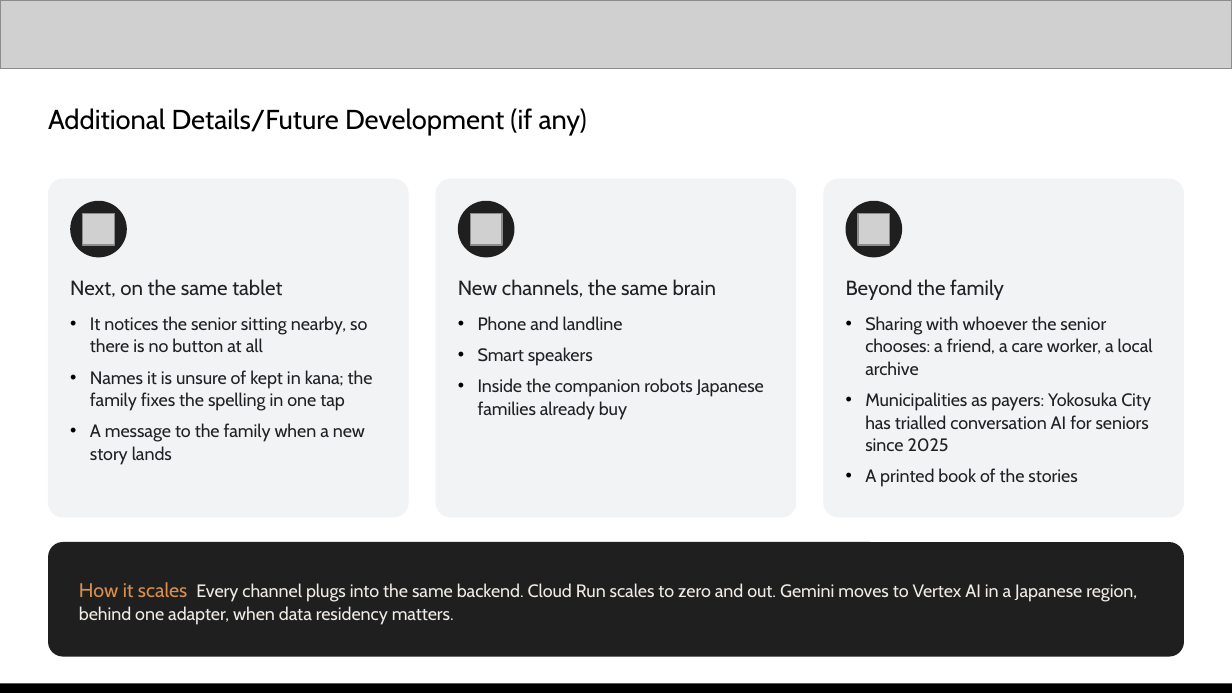
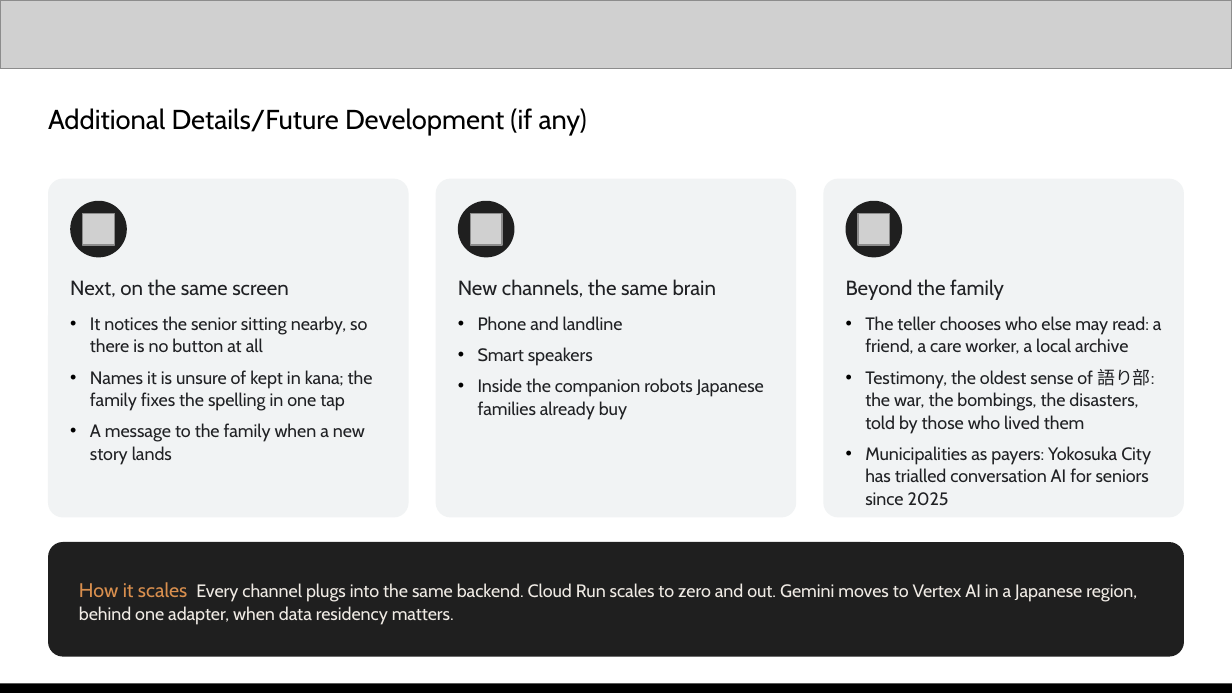
Before and after one commit to kaseovo/kataribe, a slide deck: slide 12 of docs/demo/kataribe-pitch-deck.pptx. Drawn at 1232x693 pixels with LibreOffice and Linux fonts; fonts in the diff are those of the drawing; grey boxes stand for pictures. Boxes give left, top, right and bottom in pixels: in the first picture for what was removed or moved away, otherwise in the second. Text is boxed around its words. In the diff, an @@ line names an element or a change of style, - is before the commit and + after.

```diff
--- a/docs/demo/kataribe-pitch-deck.pptx
+++ b/docs/demo/kataribe-pitch-deck.pptx
@@ text at (70,279,289,297): text changed @@
-Next, on the same tablet
+Next, on the same screen
@@ text at (865,316,1162,434): text changed @@
-• Sharing with whoever the senior chooses: a friend, a care worker, a local archive
+• The teller chooses who else may read: a friend, a care worker, a local archive
+• Testimony, the oldest sense of 語り部: the war, the bombings, the disasters, told by those who lived them
@@ text at (865,468,1077,487): paragraph removed @@
-• A printed book of the stories
```
Also in this commit, not shown: 12 other slides changed, 9 other files.
